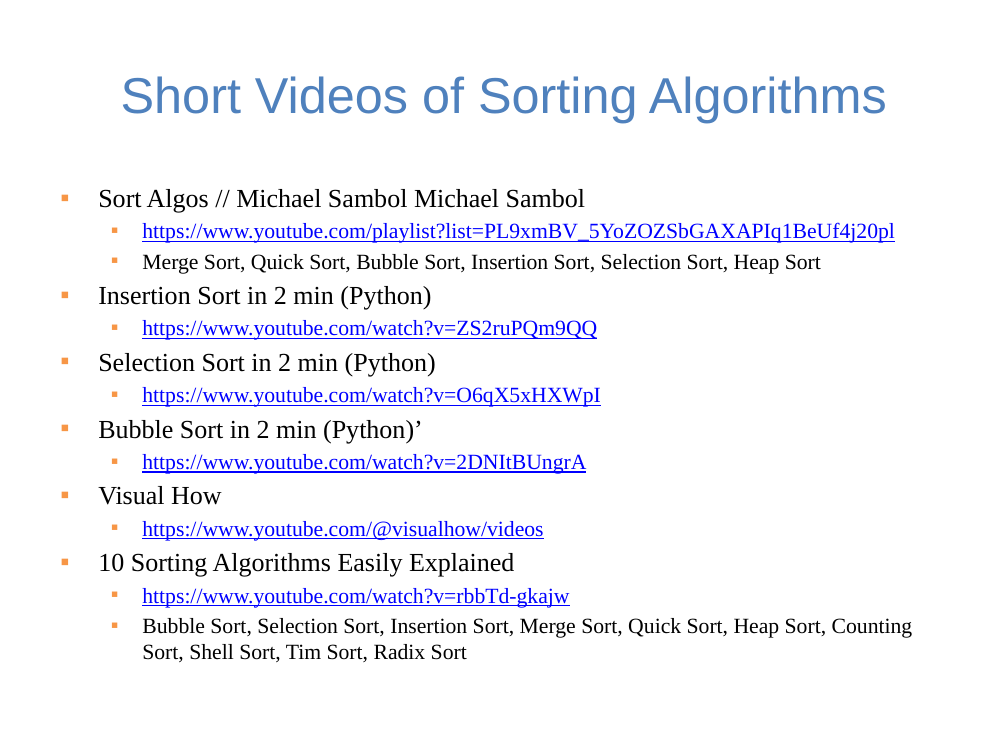
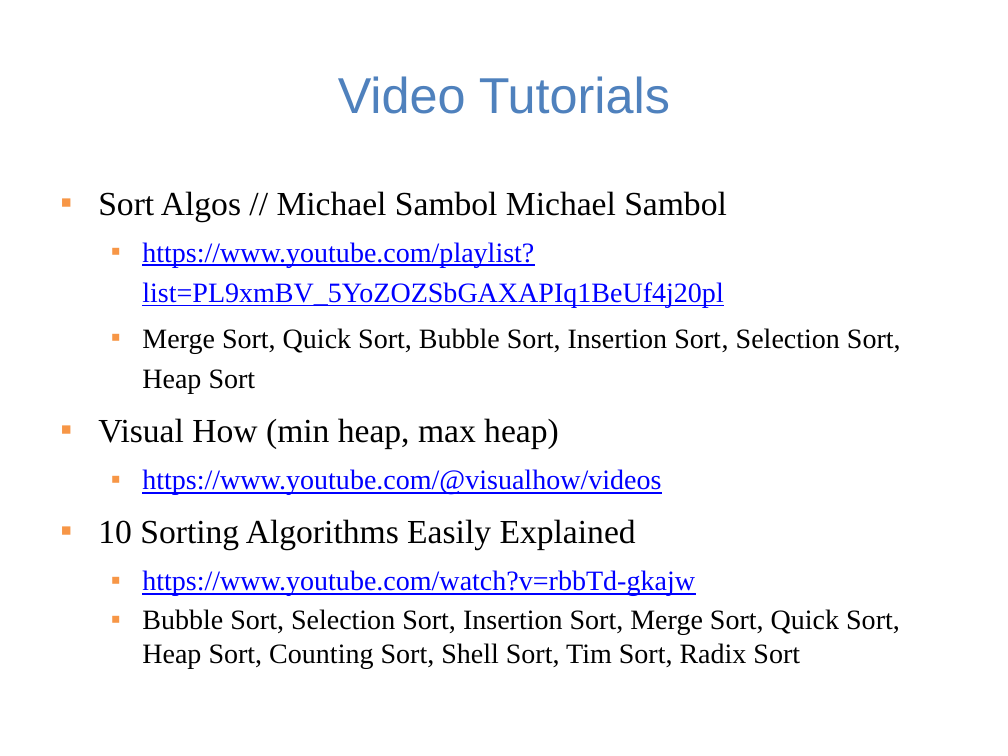
Before and after one commit to guhofstra/CSC111Fa25, a slide deck: slide 45 of PPTs/Lecture 13-sorting algorithms.pptx. Drawn at 1008x756 pixels with LibreOffice and Linux fonts; fonts in the diff are those of the drawing. Boxes give left, top, right and bottom in pixels: in the first picture for what was removed or moved away, otherwise in the second. Text is boxed around its words. In the diff, an @@ line names an element or a change of style, - is before the commit and + after.

```diff
--- a/PPTs/Lecture 13-sorting algorithms.pptx
+++ b/PPTs/Lecture 13-sorting algorithms.pptx
@@ title at [338, 76, 670, 114]: text changed @@
-Short Videos of Sorting Algorithms
+Video Tutorials
@@ text at [98, 191, 901, 668]: size 18.6 to 24 pt in "Sort Algos // Michael Sambol Michael Sambol", "10 Sorting Algorithms Easily Explained"; size 15.5 to 20 pt in "https://www.youtube.com/playlist?list=PL9xmBV_5YoZOZSbGAXAPI ...", "Merge Sort, Quick Sort, Bubble Sort, Insertion ...", "https://www.youtube.com/@visualhow/videos", "https://www.youtube.com/watch?v=rbbTd-gkajw" and 1 more places; more space between paragraphs; line spacing 1 to 1.2 @@
@@ text at [98, 418, 559, 449]: text changed; size 15.5 to 24 pt; text colour #0000FF to #000000 @@
-▪ Insertion Sort in 2 min (Python)
-  ▪ https://www.youtube.com/watch?v=ZS2ruPQm9QQ
-▪ Selection Sort in 2 min (Python)
-  ▪ https://www.youtube.com/watch?v=O6qX5xHXWpI
-▪ Bubble Sort in 2 min (Python)’
-  ▪ https://www.youtube.com/watch?v=2DNItBUngrA
-▪ Visual How
+▪ Visual How (min heap, max heap)
```
Also in this commit, not shown: 8 other slides changed, 1 other file.
